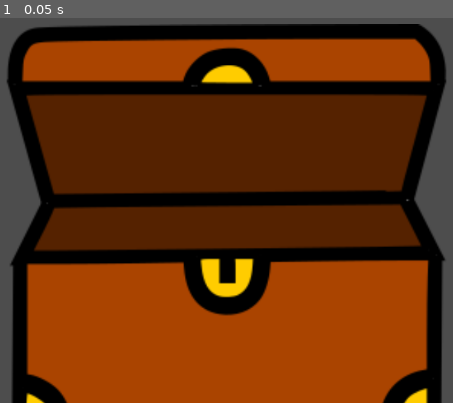
Above: before the commit, frame 1.
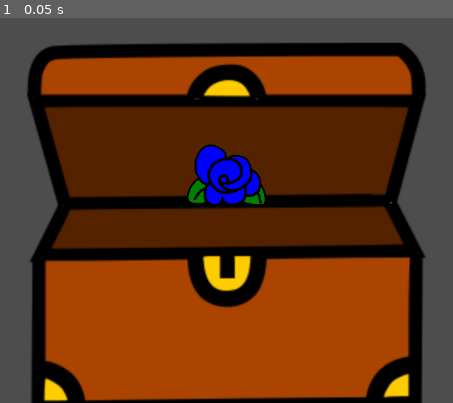
Above: after the commit, the same moment.

Repository: nicopattersonprudencio/gambling_demons
Game: Godot game, scene res://scenes/cofre.tscn
Same seed, same stepped clock (60 frames per second), same inputs: the game is played once before the commit and once after it. The project has no main scene, so this scene is started directly.
Inputs:
- Up to frame 1 (0.05 s): no input

The runs differ from the first frame. In frame 1, 34% of the frame differs, in the area x 1-99%, y 1-100%.

Commit message:
acabando escena cofre y creando escena mapa

Diff:
--- a/scenes/cofre.tscn
+++ b/scenes/cofre.tscn
@@ -19,7 +19,7 @@
 
 [node name="cofre" type="Sprite2D" parent="."]
 position = Vector2(0, 72)
-scale = Vector2(2.2, 2.2)
+scale = Vector2(2, 2)
 texture = ExtResource("1_cdi0l")
 
 [node name="Inventario" type="Sprite2D" parent="."]
--- a/scenes/item_cofre.tscn
+++ b/scenes/item_cofre.tscn
@@ -1,6 +1,7 @@
-[gd_scene load_steps=6 format=3 uid="uid://bof2xpia2q4p7"]
+[gd_scene load_steps=7 format=3 uid="uid://bof2xpia2q4p7"]
 
 [ext_resource type="Shader" uid="uid://c1wk4m3axp30c" path="res://shaders/items.gdshader" id="1_smuty"]
+[ext_resource type="Script" uid="uid://cxbfjd254imik" path="res://scripts/item_cofre.gd" id="1_yq1yi"]
 [ext_resource type="Texture2D" uid="uid://do8jpylfblbwa" path="res://sprites/candado.png" id="2_yq1yi"]
 
 [sub_resource type="ShaderMaterial" id="ShaderMaterial_lxy0s"]
@@ -24,6 +25,7 @@
 anti_aliasing_size = 10.0
 
 [node name="Node2D" type="Area2D"]
+script = ExtResource("1_yq1yi")
 
 [node name="Sprite2D" type="Sprite2D" parent="."]
 material = SubResource("ShaderMaterial_lxy0s")
@@ -46,3 +48,6 @@
 theme_override_styles/normal = SubResource("StyleBoxFlat_repfr")
 text = "Cambia una casilla
 aleatoria al rojo."
+
+[connection signal="mouse_entered" from="." to="." method="_on_mouse_entered"]
+[connection signal="mouse_exited" from="." to="." method="_on_mouse_exited"]
--- /dev/null
+++ b/scenes/mapa.tscn
@@ -0,0 +1,5 @@
+[gd_scene format=3 uid="uid://bcrpb32gfq3sa"]
+
+[node name="Node2D" type="Node2D"]
+
+[node name="Camera2D" type="Camera2D" parent="."]
--- a/scripts/cofre.gd
+++ b/scripts/cofre.gd
@@ -1,5 +1,95 @@
 extends Node2D
 
+
+# ============================================================
+# ITEM DEL COFRE
+# ============================================================
+
+var instancia_cofre = preload("res://scenes/item_cofre.tscn")
+
+var item_cofre = instancia_cofre.instantiate()
+
+# ============================================================
+# INTERCAMBIAR ITEM DEL COFRE CON ITEM DEL INVENTARIO
+# ============================================================
+
+func intercambiar_item_cofre_con_inventario(
+	item_cofre_obj: Area2D,
+	item_inventario: Area2D
+) -> void:
+
+
+	# ========================================================
+	# OBTENER LOS TIPOS
+	# ========================================================
+
+	var tipo_cofre = obtener_tipo_item(item_cofre_obj)
+	var tipo_inventario = obtener_tipo_item(item_inventario)
+
+
+	if tipo_cofre == "" or tipo_inventario == "":
+		print("ERROR: Uno de los items no tiene tipo.")
+		return
+
+
+	print("INTERCAMBIO:")
+	print("Cofre: ", tipo_cofre)
+	print("Inventario: ", tipo_inventario)
+
+
+	# ========================================================
+	# GUARDAR VISIBILIDAD
+	# ========================================================
+
+	var visible_cofre = item_cofre_obj.visible
+	var visible_inventario = item_inventario.visible
+
+
+	# ========================================================
+	# INTERCAMBIAR PROPIEDADES
+	# ========================================================
+
+	aplicar_datos_item(
+		item_inventario,
+		tipo_cofre
+	)
+
+	aplicar_datos_item(
+		item_cofre_obj,
+		tipo_inventario
+	)
+
+
+	# ========================================================
+	# INTERCAMBIAR VISIBILIDAD
+	# ========================================================
+
+	item_inventario.visible = visible_cofre
+	item_cofre_obj.visible = visible_inventario
+
+
+	# ========================================================
+	# EL ITEM DEL COFRE VUELVE A SU POSICIÓN
+	# ========================================================
+
+	item_cofre_obj.position = Vector2(0, 0)
+
+	item_cofre_obj.set_meta(
+		"posicion_cofre",
+		Vector2(0, 0)
+	)
+
+
+	# ========================================================
+	# EL BRILLO QUEDA DESACTIVADO
+	# ========================================================
+
+	item_cofre_obj.brillo_bloqueado = true
+
+	item_cofre_obj.get_node("Sprite2D").material.set_shader_parameter(
+		"glow_strength",
+		0
+	)
 
 # ============================================================
 # INVENTARIO
@@ -110,9 +200,50 @@
 
 func _ready() -> void:
 
-	# --------------------------------------------------------
+	# ========================================================
+	# CREAR ITEM DEL COFRE
+	# ========================================================
+
+	item_cofre.position = Vector2(0, 0)
+
+	add_child(item_cofre)
+
+	# Duplicamos el material para que el brillo
+	# afecte solamente a este objeto
+	var sprite_cofre = item_cofre.get_node("Sprite2D")
+
+	sprite_cofre.material = sprite_cofre.material.duplicate()
+
+
+	# ========================================================
+	# ELEGIR ITEM DEL COFRE
+	# ========================================================
+
+	randomize()
+
+	var tipos_items = [
+		"rosa_roja",
+		"rosa_azul",
+		"candado_cerrado",
+		"boton_reinicio"
+	]
+
+	var tipo_seleccionado = tipos_items.pick_random()
+
+	aplicar_datos_item(
+		item_cofre,
+		tipo_seleccionado
+	)
+
+	print(
+		"Item del cofre: ",
+		tipo_seleccionado
+	)
+
+
+	# ========================================================
 	# LIMPIAR ESTADO DEL INVENTARIO
-	# --------------------------------------------------------
+	# ========================================================
 
 	objeto_inventario = [
 		[false, false, false, false],
@@ -130,6 +261,26 @@
 
 	intercambio = false
 
+	# --------------------------------------------------------
+	# LIMPIAR ESTADO DEL INVENTARIO
+	# --------------------------------------------------------
+
+	objeto_inventario = [
+		[false, false, false, false],
+		[false, false, false, false],
+		[false, false, false, false],
+		[false, false, false, false]
+	]
+
+	mouse_area = [
+		false,
+		false,
+		false,
+		false
+	]
+
+	intercambio = false
+
 
 	# --------------------------------------------------------
 	# ITEM 0
--- /dev/null
+++ b/scripts/item_cofre.gd
@@ -0,0 +1,213 @@
+extends Area2D
+
+
+# ============================================================
+# ESTADO DEL ITEM
+# ============================================================
+
+var mouse_encima = false
+var offset = Vector2.ZERO
+var moverse = false
+
+# Posición original del objeto
+var posicion_original = Vector2.ZERO
+
+# Una vez pulsado, el brillo queda bloqueado para siempre
+var brillo_bloqueado = false
+
+
+# ============================================================
+# READY
+# ============================================================
+
+func _ready() -> void:
+
+	posicion_original = position
+
+	set_meta("posicion_cofre", position)
+
+	# La descripción empieza oculta
+	$Label.visible = false
+
+
+# ============================================================
+# MOUSE ENTERED
+# ============================================================
+
+func _on_mouse_entered() -> void:
+
+	mouse_encima = true
+
+
+	# ========================================================
+	# MOSTRAR DESCRIPCIÓN
+	# ========================================================
+
+	$Label.visible = true
+
+
+	# ========================================================
+	# BRILLO
+	# ========================================================
+
+	# Si ya se ha pulsado, nunca vuelve a brillar
+	if brillo_bloqueado:
+		return
+
+	$Sprite2D.material.set_shader_parameter(
+		"glow_strength",
+		0.5
+	)
+
+
+# ============================================================
+# MOUSE EXITED
+# ============================================================
+
+func _on_mouse_exited() -> void:
+
+	mouse_encima = false
+
+
+	# ========================================================
+	# OCULTAR DESCRIPCIÓN
+	# ========================================================
+
+	$Label.visible = false
+
+
+	# ========================================================
+	# BRILLO
+	# ========================================================
+
+	# Solo se quita temporalmente si todavía no se ha pulsado
+	if not brillo_bloqueado:
+
+		$Sprite2D.material.set_shader_parameter(
+			"glow_strength",
+			0
+		)
+
+
+# ============================================================
+# INPUT
+# ============================================================
+
+func _input(event):
+
+	if event is InputEventMouseButton:
+
+		if event.button_index == MOUSE_BUTTON_LEFT:
+
+			if not mouse_encima:
+				return
+
+
+			# =================================================
+			# CLICK
+			# =================================================
+
+			if event.pressed:
+
+				# =============================================
+				# BLOQUEAR BRILLO PARA SIEMPRE
+				# =============================================
+
+				brillo_bloqueado = true
+
+				$Sprite2D.material.set_shader_parameter(
+					"glow_strength",
+					0
+				)
+
+				# Ocultar descripción mientras se arrastra
+				$Label.visible = false
+
+
+				# =============================================
+				# COMENZAR A ARRASTRAR
+				# =============================================
+
+				moverse = true
+
+				offset = (
+					global_position
+					- get_global_mouse_position()
+				)
+
+
+			# =================================================
+			# SOLTAR
+			# =================================================
+
+			else:
+
+				# Si no estaba siendo arrastrado, no hacemos nada
+				if not moverse:
+					return
+
+				moverse = false
+
+				var inventario_encontrado = null
+
+
+				# =============================================
+				# BUSCAR OBJETO DEL INVENTARIO
+				# =============================================
+
+				for item in Global.item:
+
+					if not is_instance_valid(item):
+						continue
+
+					var distancia = global_position.distance_to(
+						item.global_position
+					)
+
+					if distancia < 70:
+
+						inventario_encontrado = item
+						break
+
+
+				# =============================================
+				# INTERCAMBIO
+				# =============================================
+
+				if inventario_encontrado != null:
+
+					var padre = get_parent()
+
+					if padre.has_method(
+						"intercambiar_item_cofre_con_inventario"
+					):
+
+						padre.intercambiar_item_cofre_con_inventario(
+							self,
+							inventario_encontrado
+						)
+
+				else:
+
+					# No se ha soltado sobre ningún objeto
+					position = posicion_original
+
+
+# ============================================================
+# PROCESS
+# ============================================================
+
+func _process(delta):
+
+	if moverse:
+
+		z_index = 1
+
+		global_position = (
+			get_global_mouse_position()
+			+ offset
+		)
+
+	else:
+
+		z_index = 0
--- /dev/null
+++ b/sprites/circumferencia.svg
@@ -0,0 +1,47 @@
+<?xml version="1.0" encoding="UTF-8" standalone="no"?>
+<!-- Created with Inkscape (http://www.inkscape.org/) -->
+
+<svg
+   width="31.008724mm"
+   height="31.008726mm"
+   viewBox="0 0 31.008724 31.008726"
+   version="1.1"
+   id="svg1"
+   xmlns:inkscape="http://www.inkscape.org/namespaces/inkscape"
+   xmlns:sodipodi="http://sodipodi.sourceforge.net/DTD/sodipodi-0.dtd"
+   xmlns="http://www.w3.org/2000/svg"
+   xmlns:svg="http://www.w3.org/2000/svg">
+  <sodipodi:namedview
+     id="namedview1"
+     pagecolor="#ffffff"
+     bordercolor="#000000"
+     borderopacity="0.25"
+     inkscape:showpageshadow="2"
+     inkscape:pageopacity="0.0"
+     inkscape:pagecheckerboard="0"
+     inkscape:deskcolor="#d1d1d1"
+     inkscape:document-units="mm">
+    <inkscape:page
+       x="0"
+       y="0"
+       width="31.008724"
+       height="31.008726"
+       id="page2"
+       margin="0"
+       bleed="0" />
+  </sodipodi:namedview>
+  <defs
+     id="defs1" />
+  <g
+     inkscape:label="Capa 1"
+     inkscape:groupmode="layer"
+     id="layer1"
+     transform="translate(-101.59088,-133.10604)">
+    <circle
+       style="fill:none;stroke:#000000;stroke-width:1.667"
+       id="path1"
+       cx="117.09523"
+       cy="148.61041"
+       r="14.670864" />
+  </g>
+</svg>
--- /dev/null
+++ b/sprites/linea.svg
@@ -0,0 +1,48 @@
+<?xml version="1.0" encoding="UTF-8" standalone="no"?>
+<!-- Created with Inkscape (http://www.inkscape.org/) -->
+
+<svg
+   width="2.4342506mm"
+   height="20.426371mm"
+   viewBox="0 0 2.4342506 20.426371"
+   version="1.1"
+   id="svg1"
+   xmlns:inkscape="http://www.inkscape.org/namespaces/inkscape"
+   xmlns:sodipodi="http://sodipodi.sourceforge.net/DTD/sodipodi-0.dtd"
+   xmlns="http://www.w3.org/2000/svg"
+   xmlns:svg="http://www.w3.org/2000/svg">
+  <sodipodi:namedview
+     id="namedview1"
+     pagecolor="#ffffff"
+     bordercolor="#000000"
+     borderopacity="0.25"
+     inkscape:showpageshadow="2"
+     inkscape:pageopacity="0.0"
+     inkscape:pagecheckerboard="0"
+     inkscape:deskcolor="#d1d1d1"
+     inkscape:document-units="mm">
+    <inkscape:page
+       x="0"
+       y="0"
+       width="2.4342506"
+       height="20.426371"
+       id="page2"
+       margin="0"
+       bleed="0" />
+  </sodipodi:namedview>
+  <defs
+     id="defs1" />
+  <g
+     inkscape:label="Capa 1"
+     inkscape:groupmode="layer"
+     id="layer1"
+     transform="translate(-142.86437,-109.85474)">
+    <path
+       style="fill:none;stroke:#000000;stroke-width:1.667"
+       d="m 144.46572,109.88616 -0.76844,20.36351"
+       id="path1"
+       inkscape:export-filename="path1.png"
+       inkscape:export-xdpi="96"
+       inkscape:export-ydpi="96" />
+  </g>
+</svg>
Not shown, added: scripts/item_cofre.gd.uid
Binary file added: sprites/circumferencia.png
Not shown, added: sprites/circumferencia.png.import
Not shown, added: sprites/circumferencia.svg.import
Not shown, added: sprites/linea.svg.import
